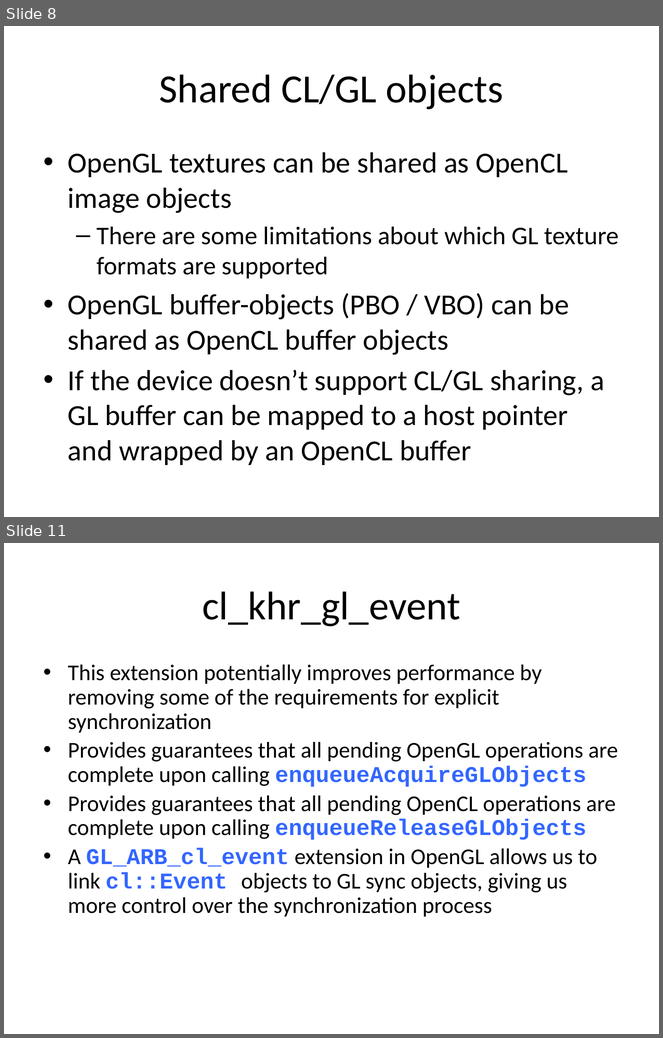
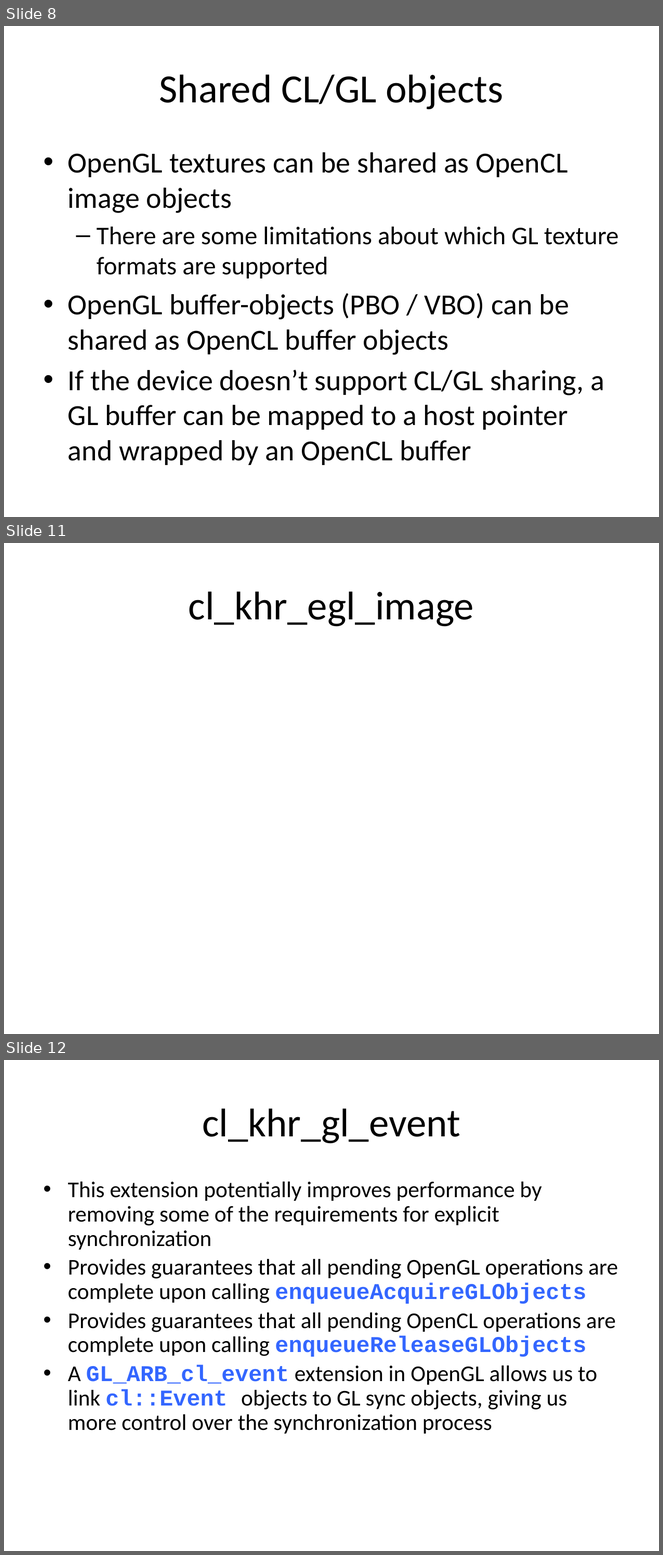
Before and after one commit to UoB-HPC/opencl-training-code, a slide deck: slides/advanced_part4.pptx. Shown one above the other, each under a label of ours: slides 8 and 11 before the commit, slides 8, 11 and 12 after it; the slides between them are not shown. The pictures are 663x1038 and 663x1555 pixels, drawn with LibreOffice and Linux fonts; fonts in the diff are those of the drawing. Boxes give left, top, right and bottom in pixels: in the first picture for what was removed or moved away, otherwise in the second. Text is boxed around its words. In the diff, an @@ line names an element or a change of style, - is before the commit and + after.

```diff
--- a/slides/advanced_part4.pptx
+++ b/slides/advanced_part4.pptx
@@ slide 11 added at (4,543,659,1034), background #FFFFFF @@
@@ title added at (189,591,474,627), 44 pt, text #000000 @@
+cl_khr_egl_image
@@ what was slide 11 is now slide 12 @@
```
Also in this commit, not shown: 5 slides changed.
